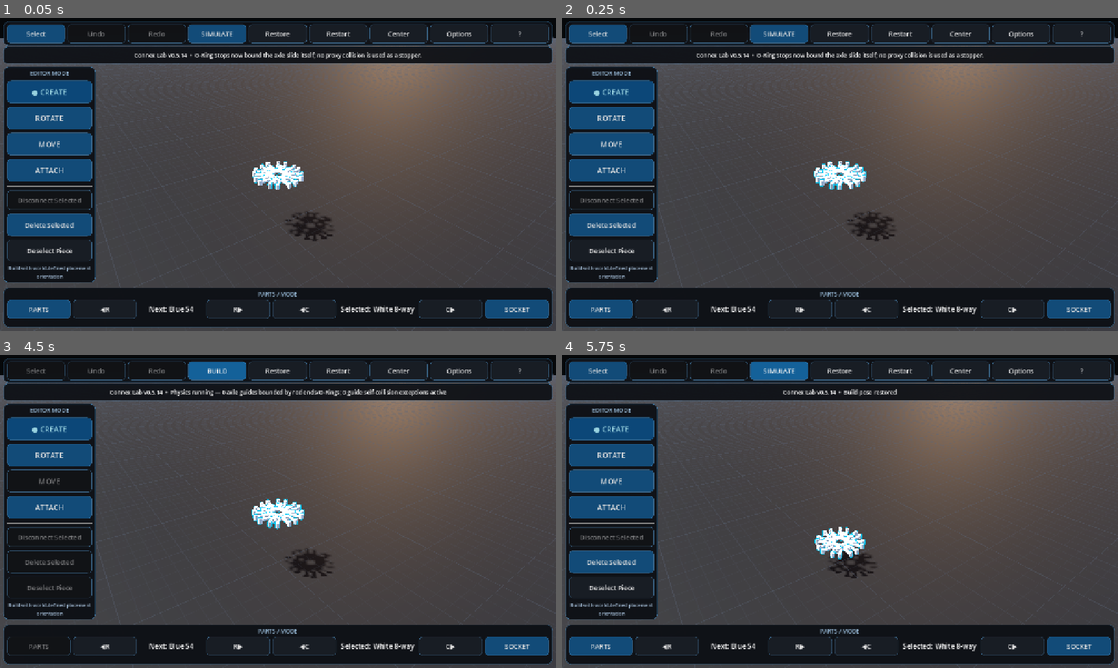
Above: before the commit, frames 1-4 (two rows, left to right).
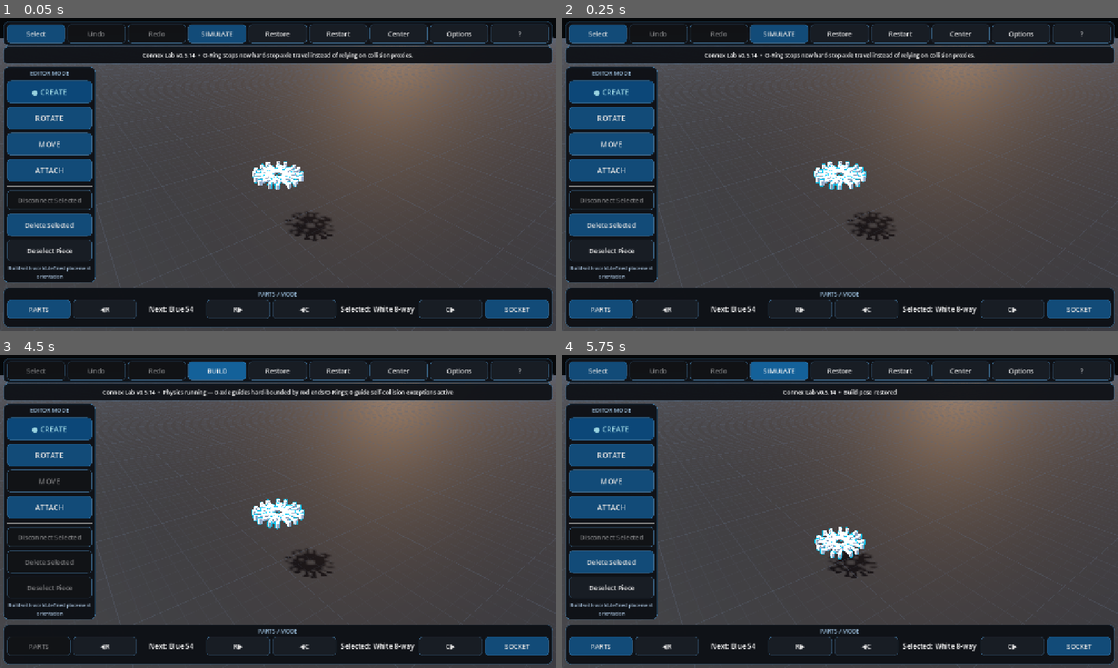
Above: after the commit, the same moments.

Repository: pixel375/connex
Game: Godot game, scene res://Main.tscn
Same seed, same stepped clock (60 frames per second), same inputs: the game is played once before the commit and once after it.
Inputs:
- Up to frame 1 (0.05 s): no input
- Up to frame 2 (0.25 s): no input
- Up to frame 3 (4.5 s): click "Restart" at 0.5 s; click "Restart" at 1.25 s; click "Restart" at 2 s; click "Select" at 2.75 s; click "SELECT…" at 3.5 s; click "SIMULATE" at 4.25 s
- Up to frame 4 (5.75 s): click "BUILD" at 5 s

The runs differ from the first frame. In frame 1, 0.6% of the frame differs, in the area x 24-76%, y 10-14%; in frame 2, 0.6%; in frame 3, 0.7%, in the area x 18-82%, y 10-14%; in frame 4, nothing differs.

Commit message:
Make O-Ring axle stops non-penetrating

Diff:
--- a/scripts/main_v069.gd
+++ b/scripts/main_v069.gd
@@ -4,10 +4,12 @@
 const AXLE_STOP_CLEARANCE_V069 := CONNECTOR_THICKNESS * 0.5 + O_RING_HEIGHT * 0.5 + 0.03
 const AXLE_END_CLEARANCE_V069 := CONNECTOR_THICKNESS * 0.5 + 0.04
 const AXLE_LIMIT_EPS_V069 := 0.001
+const AXLE_STOP_SLOP_V069 := 0.015
 const AXLE_SOLVER_PRIORITY_V069 := 8
 
 var axle_stop_limit_count_v069: int = 0
 var axle_component_exception_count_v069: int = 0
+var axle_bound_records_v069: Array = []
 
 
 func _ready() -> void:
@@ -15,7 +17,7 @@
 	_update_help_text_v030()
 	if update_status_v021 != null:
 		_set_update_status_v021("Current version: v%s" % VERSION_069)
-	_status("O-Ring Stops now bound the axle slide itself; no proxy collision is used as a stopper.")
+	_status("O-Ring Stops now hard-stop axle travel instead of relying on collision proxies.")
 
 
 func _status(text: String) -> void:
@@ -23,13 +25,6 @@
 		status_label.text = "Connex Lab v%s  •  %s" % [VERSION_069, text]
 
 
-# v0.5.13 copied each O-Ring collision shape onto the host axle rod. Axle joints
-# deliberately exclude connector-vs-host-rod collision, so an axle connector
-# could never collide with that proxy. Other pieces in the connector's rigid
-# structure still could, which is exactly the wrong combination: the hub passed
-# through the stop while the surrounding build could receive violent proxy hits.
-# v0.5.14 intentionally creates no host-rod proxy. The stop is expressed in the
-# prismatic axle joint's free Y translation instead.
 func _add_o_ring_proxy_shapes_v068(_ring: RigidBody3D, _rod: RigidBody3D) -> int:
 	return 0
 
@@ -61,14 +56,12 @@
 		joint.remove_meta("sim_axle_stop_lower_v069")
 		joint.remove_meta("sim_axle_stop_upper_v069")
 		joint.remove_meta("sim_axle_stop_count_v069")
+	axle_bound_records_v069.clear()
 	axle_stop_limit_count_v069 = 0
 
 
 func _o_ring_alongs_for_rod_v069(rod: RigidBody3D, axis: Vector3) -> Array:
 	var result: Array = []
-	# v0.5.13 detaches O-Ring joints before this pass, so those records disappear
-	# from a fresh graph rebuild. The follower list is therefore the authoritative
-	# simulation-time source for ring/host pairs.
 	for follower_value in o_ring_followers_v068:
 		var follower := follower_value as Dictionary
 		if follower.get("rod") != rod:
@@ -79,8 +72,6 @@
 	if not result.is_empty():
 		result.sort()
 		return result
-
-	# Fallback for direct preflight calls before follower conversion.
 	for record_value in connections_v020:
 		var record := record_value as Dictionary
 		if str(record.get("kind", "")) != "o_ring" or record.get("rod") != rod:
@@ -112,10 +103,6 @@
 			continue
 		var start_along: float = (connector.global_position - rod.global_position).dot(axis)
 		var half_len: float = maxf(0.10, float(rod.get_meta("visual_length", 0.0)) * 0.5)
-
-		# Rod ends are physical travel stops too. Axle joints otherwise have an
-		# infinite Y slide and can remain constrained after the hub visibly leaves
-		# the rod, which is another source of bad solver leverage.
 		var lower_center: float = -half_len + AXLE_END_CLEARANCE_V069
 		var upper_center: float = half_len - AXLE_END_CLEARANCE_V069
 		var stop_count := 0
@@ -128,19 +115,16 @@
 				upper_center = minf(upper_center, ring_along - AXLE_STOP_CLEARANCE_V069)
 				stop_count += 1
 
-		# Allowed connector-center displacement relative to the host rod.
 		var connector_lower_rel: float = minf(0.0, lower_center - start_along)
 		var connector_upper_rel: float = maxf(0.0, upper_center - start_along)
 		if connector_lower_rel > connector_upper_rel:
 			connector_lower_rel = 0.0
 			connector_upper_rel = 0.0
 
-		# _make_axle_joint() binds node_a=connector and node_b=rod. Generic6DOF
-		# linear Y measures B relative to A at the joint frames, so connector motion
-		# relative to the rod has the opposite sign. Map [Cmin,Cmax] -> [-Cmax,-Cmin].
+		# Generic6DOF uses p2-p1 and node_a is the connector, so its translation
+		# sign is opposite the connector's geometric travel along the rod.
 		var joint_lower: float = -connector_upper_rel
 		var joint_upper: float = -connector_lower_rel
-
 		_save_axle_joint_limits_v069(joint)
 		joint.set("linear_limit_y/enabled", true)
 		joint.set("linear_limit_y/lower_distance", joint_lower)
@@ -149,16 +133,87 @@
 		joint.set_meta("sim_axle_stop_lower_v069", connector_lower_rel)
 		joint.set_meta("sim_axle_stop_upper_v069", connector_upper_rel)
 		joint.set_meta("sim_axle_stop_count_v069", stop_count)
+
+		var component: Array = _fixed_component_v020(connector, -1)
+		if component.is_empty():
+			component = [connector]
+		axle_bound_records_v069.append({
+			"connector": connector,
+			"rod": rod,
+			"lower_center": lower_center,
+			"upper_center": upper_center,
+			"component": component,
+			"has_o_ring": stop_count > 0,
+		})
 		applied += 1
 	axle_stop_limit_count_v069 = applied
 	return applied
 
 
-# A connector carried by an axle may be the root of a much larger fixed frame.
-# Simplified collision hulls around that frame must not fight the very axle that
-# guides it. The axle joint already excludes hub-vs-rod collision; extend that
-# exception to the hub's fixed SOCKET/CROSS component for this host axle only.
-# O-Ring stopping is independent and remains solver-native through the Y limit.
+func _apply_component_axis_velocity_delta_v069(component: Array, axis_delta: Vector3) -> void:
+	if axis_delta.length_squared() < 0.00000001:
+		return
+	for member_value in component:
+		var member := member_value as RigidBody3D
+		if is_instance_valid(member) and not member.freeze:
+			member.linear_velocity += axis_delta
+			member.sleeping = false
+
+
+func _translate_component_v069(component: Array, delta: Vector3) -> void:
+	if delta.length_squared() < 0.00000001:
+		return
+	for member_value in component:
+		var member := member_value as RigidBody3D
+		if is_instance_valid(member) and not member.freeze:
+			member.global_position += delta
+			member.sleeping = false
+
+
+# Jolt's 6DOF limit is a solver limit, not continuous collision. A fast loaded
+# carriage can penetrate it by a fraction of a unit for one physics step before
+# correction. The O-Ring must behave like a real stopper, so we also perform a
+# predictive, inelastic travel guard on the SAME axle degree of freedom. It does
+# not add a collider or an extra joint and therefore cannot kick the frame.
+func _enforce_axle_bounds_v069(delta: float) -> void:
+	if not simulating or axle_bound_records_v069.is_empty():
+		return
+	var dt := maxf(delta, 0.0001)
+	for bound_value in axle_bound_records_v069:
+		var bound := bound_value as Dictionary
+		var connector := bound.get("connector") as RigidBody3D
+		var rod := bound.get("rod") as RigidBody3D
+		var component := bound.get("component", []) as Array
+		if not is_instance_valid(connector) or not is_instance_valid(rod):
+			continue
+		var axis := _rod_axis_v020(rod).normalized()
+		if axis.length_squared() < 0.5:
+			continue
+		var lower := float(bound.get("lower_center", -INF))
+		var upper := float(bound.get("upper_center", INF))
+		var safe_lower := lower + AXLE_STOP_SLOP_V069
+		var safe_upper := upper - AXLE_STOP_SLOP_V069
+		if safe_lower > safe_upper:
+			var midpoint := (lower + upper) * 0.5
+			safe_lower = midpoint
+			safe_upper = midpoint
+
+		var along := (connector.global_position - rod.global_position).dot(axis)
+		if along < safe_lower:
+			_translate_component_v069(component, axis * (safe_lower - along))
+			along = safe_lower
+		elif along > safe_upper:
+			_translate_component_v069(component, axis * (safe_upper - along))
+			along = safe_upper
+
+		var relative_speed := (connector.linear_velocity - rod.linear_velocity).dot(axis)
+		var min_speed := (safe_lower - along) / dt
+		var max_speed := (safe_upper - along) / dt
+		var clamped_speed := clampf(relative_speed, min_speed, max_speed)
+		if absf(clamped_speed - relative_speed) > 0.0001:
+			_apply_component_axis_velocity_delta_v069(component, axis * (clamped_speed - relative_speed))
+
+
 func _apply_axle_component_exceptions_v069() -> int:
 	var added := 0
 	for record_value in connections_v020:
@@ -183,14 +238,15 @@
 
 
 func _prepare_stable_simulation_graph() -> void:
-	# Restore any previous run's temporary limit state before inherited preflight.
 	_restore_axle_stop_limits_v069()
 	super._prepare_stable_simulation_graph()
-	# super() has converted O-Rings into collisionless visual followers. Unlike
-	# v0.5.13, no proxy shapes were created. connections_v020 still contains the
-	# axle records from that preflight; follower state supplies the detached rings.
 	_apply_axle_stop_limits_v069()
 	_apply_axle_component_exceptions_v069()
+
+
+func _physics_process(delta: float) -> void:
+	_enforce_axle_bounds_v069(delta)
+	super._physics_process(delta)
 
 
 func _reset_pose() -> void:
@@ -212,7 +268,7 @@
 	await super._release_physics()
 	if not simulating:
 		return
-	_status("Physics running — %d axle guide%s bounded by rod ends/O-Rings; %d guide self-collision exception%s active" % [
+	_status("Physics running — %d axle guide%s hard-bounded by rod ends/O-Rings; %d guide self-collision exception%s active" % [
 		axle_stop_limit_count_v069,
 		"" if axle_stop_limit_count_v069 == 1 else "s",
 		axle_component_exception_count_v069,
@@ -226,7 +282,7 @@
 		return
 	var label: Label = _find_label_v030(help_panel)
 	if label != null:
-		label.text += "\n\nv0.5.14 AXLE STOPS: O-Rings no longer rely on a collision shape copied onto the host axle rod. Axle joints intentionally exclude hub-vs-host collision, so that v0.5.13 proxy could never stop the hub and could instead strike surrounding fixed pieces. O-Rings now directly bound the axle joint's free slide range, including connector thickness and rod-end limits. The fixed structure carried by an axle also ignores collision with its own guide rod, preventing simplified construction hulls from fighting the axle constraint."
+		label.text += "\n\nv0.5.14 AXLE STOPS: O-Rings directly bound axle travel. The old host-rod collision proxy is gone. A solver-native 6DOF travel limit is backed by a predictive non-penetration guard on the same slide degree of freedom, so a loaded connector cannot tunnel through an O-Ring during a fast physics step. The whole fixed carriage is corrected together and its relative velocity into the stop is removed, avoiding the violent collision impulse that caused the device-video instability."
 
 
 func _on_update_request_completed_v021(result: int, response_code: int, headers: PackedStringArray, body: PackedByteArray) -> void:
